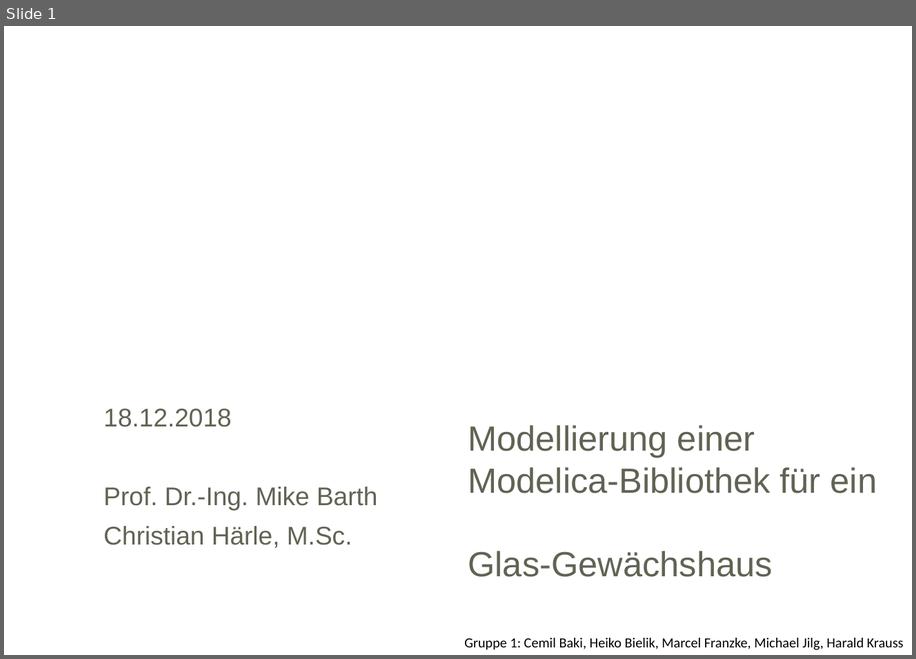
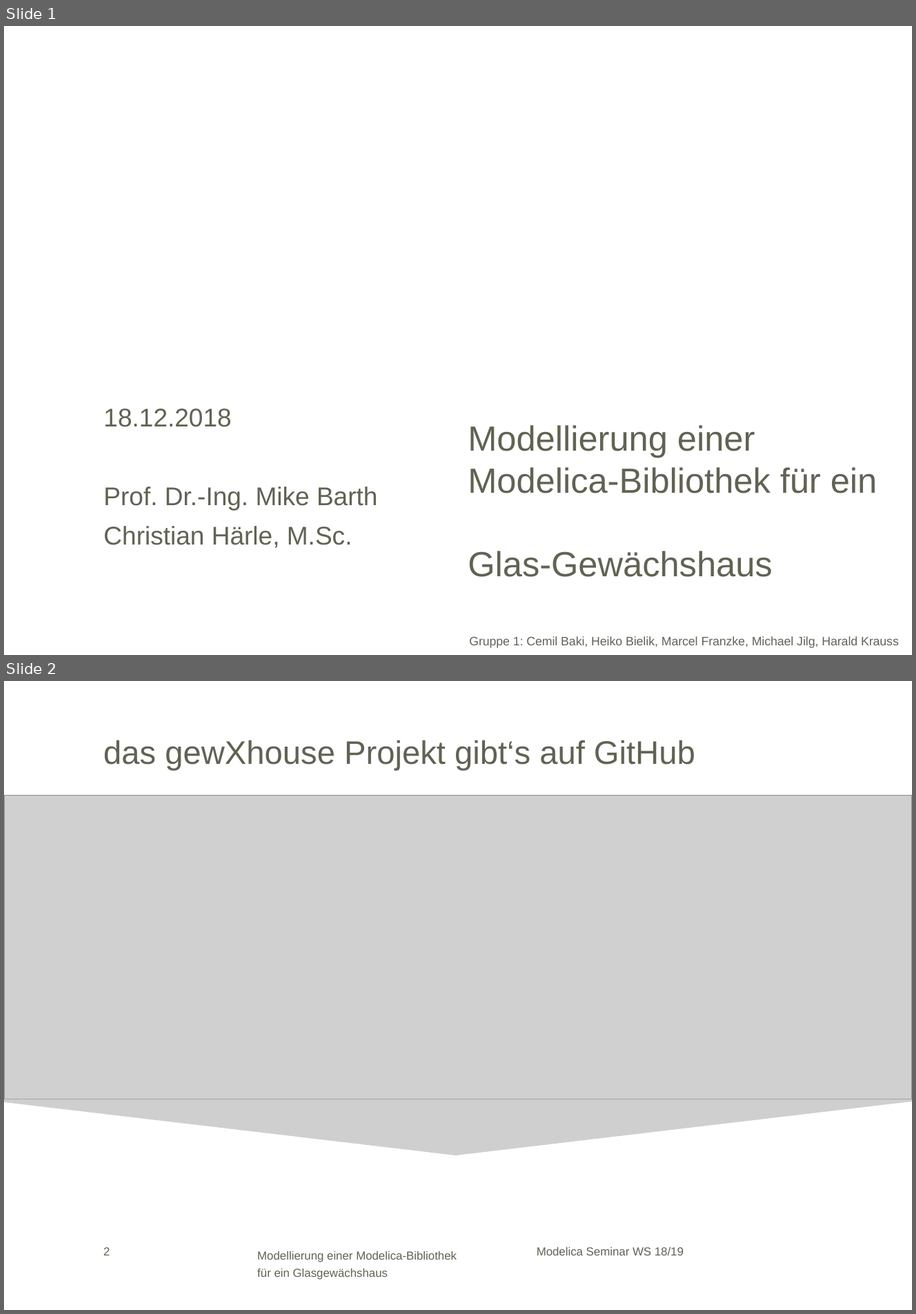
Before and after one commit to HeikoBielik/gewXhouse, a slide deck: Modelica WS 18_19_V3.pptx. Shown one above the other, each under a label of ours: slide 1 before the commit, slides 1 and 2 after it. The pictures are 916x659 and 916x1314 pixels, drawn with LibreOffice and Linux fonts; fonts in the diff are those of the drawing; grey boxes stand for pictures; background and template pictures are left out. Boxes give left, top, right and bottom in pixels: in the first picture for what was removed or moved away, otherwise in the second. Text is boxed around its words. In the diff, an @@ line names an element or a change of style, - is before the commit and + after.

```diff
--- a/Modelica WS 18_19_V3.pptx
+++ b/Modelica WS 18_19_V3.pptx
@@ slide 2 added at (x1=4, y1=681, x2=912, y2=1310), background #FFFFFF @@
@@ title added at (x1=103, y1=740, x2=695, y2=771), 28 pt, text #626254 @@
+das gewXhouse Projekt gibt‘s auf GitHub
@@ picture added at (x1=4, y1=795, x2=912, y2=1098) @@
@@ triangle added at (x1=4, y1=1099, x2=912, y2=1156), fill #CFCFCF @@
@@ page number added at (x1=103, y1=1247, x2=110, y2=1255), 10 pt, text #626254 @@
+2
@@ text added at (x1=257, y1=1251, x2=457, y2=1279), 10 pt, text #626254 @@
+Modellierung einer Modelica-Bibliothek für ein Glasgewächshaus
@@ text added at (x1=537, y1=1247, x2=684, y2=1255), 10 pt, text #626254 @@
+Modelica Seminar WS 18/19
@@ slide 1 changed as well @@
@@ text "Gruppe 1: Cemil Baki, Heiko ..." at (x1=469, y1=636, x2=899, y2=648): size 12 to 10.5 pt, font Calibri to Arial, text colour #000000 to #626254 @@
```
Also in this commit, not shown: 1 other slide changed, 5 other slides added, 9 slides removed, 1 other file.
